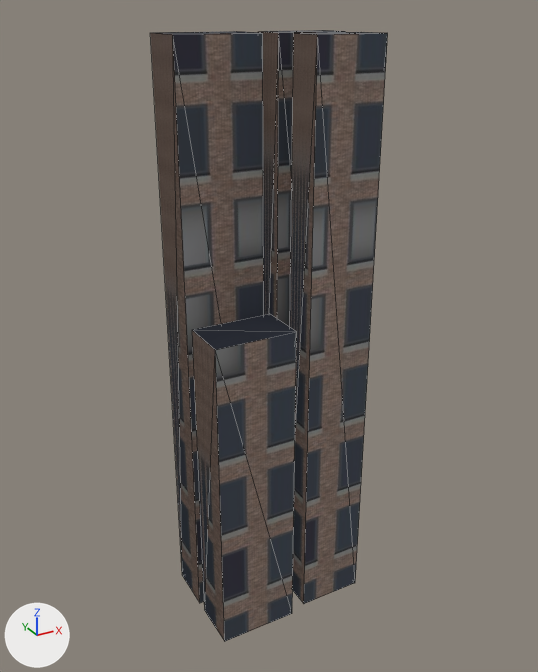
One commit to the glTF model assets/models/city_block_12345_6_31.glb: the scene before it, then after it.
Both versions are drawn from a camera (50 mm lens) standing at (-7.88, -14.15, 14.45) and looking at (-0.02, 0.13, 7.31). Every picture has the same lights, and +X, +Y and +Z are marked at lower left. The first picture is the older version. Mesh edges are drawn as thin lines. Vertices at exactly the same position are counted once.

In view in the first picture: 'block_31'.
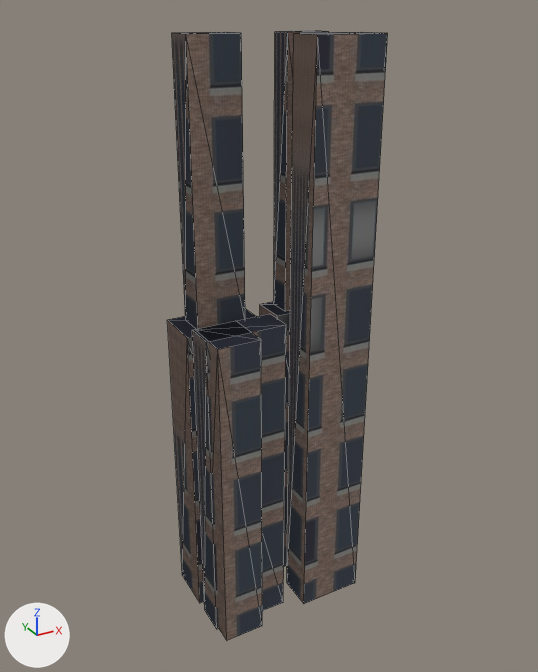
Pixel boxes [x1, y1, x2, y2] of what changed, in the pictures (538 x 672 px; the box of a moved part takes in the faces that stretch with it):
'block_31', reshaped (7% narrower): before [150, 30, 388, 642]; after [167, 31, 388, 640]
part 1 of me_block_31, added: after [172, 32, 245, 329]
part 2 of me_block_31, added: after [195, 321, 262, 640]
part 3 of me_block_31, added: after [274, 31, 329, 311]
part 4 of me_block_31, moved or reshaped: before [150, 30, 345, 603]; after [167, 301, 290, 603]
part 5 of me_block_31, moved or reshaped: before [192, 314, 297, 642]; after [192, 314, 286, 629]

The change, as a diff of the scene's bpy script:
```diff
--- a/assets/models/city_block_12345_6_31.glb.py
+++ b/assets/models/city_block_12345_6_31.glb.py
@@ me_block_31 @@
 # used by ob_block_31; location = (0.0, 0.0, 0.0)
 # verts and faces of me_block_31; kept vertices keep their numbers, new ones are numbered from 32
 # before: 9 (-0.15, -1.35, 0.0) at pixel (292, 613), 10 (-2.1, -1.35, 0.0) at pixel (224, 641), 13 (-2.1, -1.35, 8.0) at pixel (215, 349), 14 (-0.15, -1.35, 8.0) at pixel (296, 331)
-me_block_31.from_pydata(...)  # 32 vertices, 48 faces; spans x -2.1..1.95, y -1.35..1.35, z 0.0..14.0
+me_block_31.from_pydata(...)  # 56 vertices, 84 faces; spans x -2.1..1.95, y -1.35..1.35, z 0.0..14.0
+# me_block_31 part 1: a new loose piece, a box spanning x -1.73..-0.52, y 0.38..1.12, z 7.7..14.0, in mat_tier1 (picture img_image_0)
+# me_block_31 part 2: a new loose piece, a box spanning x -2.04..-1.03, y -1.35..-0.15, z 0.0..8.0, in mat_tier1_001 (picture img_image_0)
+# me_block_31 part 3: a new loose piece, a box spanning x 0.61..1.64, y 0.47..1.03, z 7.7..14.0, in mat_tier1_002 (picture img_image_0)
+# me_block_31 part 4
+# 8 vertices are removed from x -2.1..1.95, y 0.15..1.35, z 14.0
+# 20 faces are deleted
+# 8 new vertices lie (0.0, 0.0, 7.7) away from vertices in x -2.1..1.95, y 0.15..1.35, z 0.0
+# 10 new faces join them, mat_tier1 (picture img_image_0)
+# 10 new faces join them, mat_tier1_002 (picture img_image_0)
+# me_block_31 part 5
+for i in [9, 10, 13, 14]: verts[i] += (0.0, 0.46, 0.0)
 me_block_31.materials.append(mat_tier1)
```
